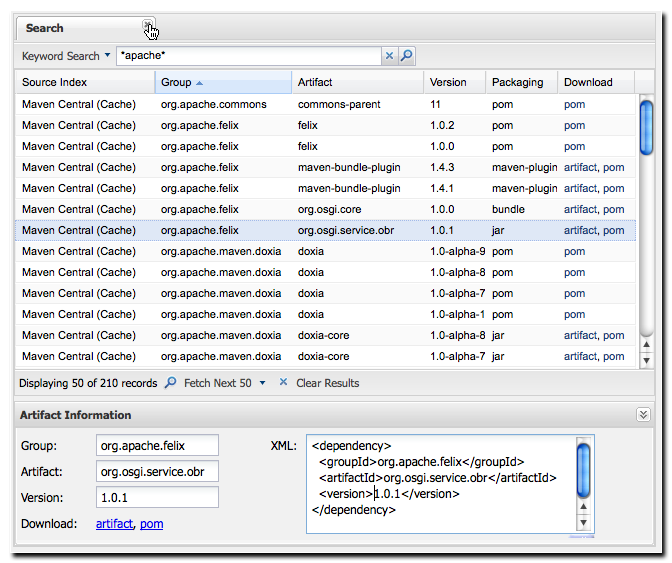
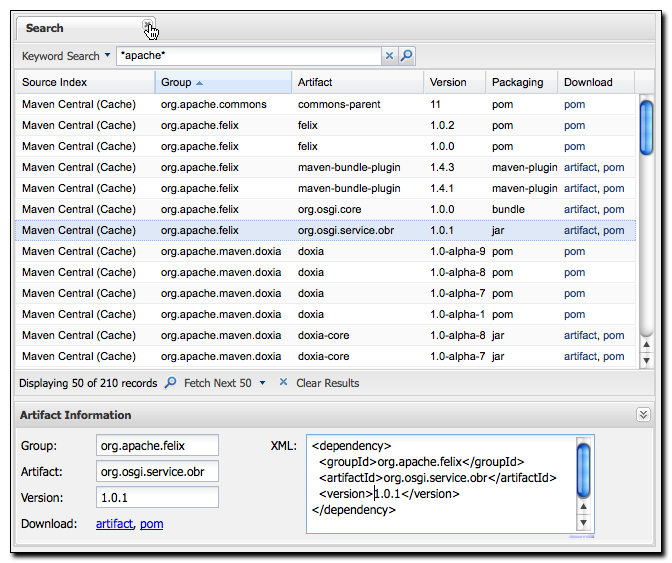
Layers edited between the first and the second 672px x 563px image:
renamed "Layer 2" to "Layer 0", moved it above "Layer 2", painted on it over [10, 10, 662, 553]
renamed "Layer 3" to "Layer 2", painted on it over [10, 10, 662, 553]
